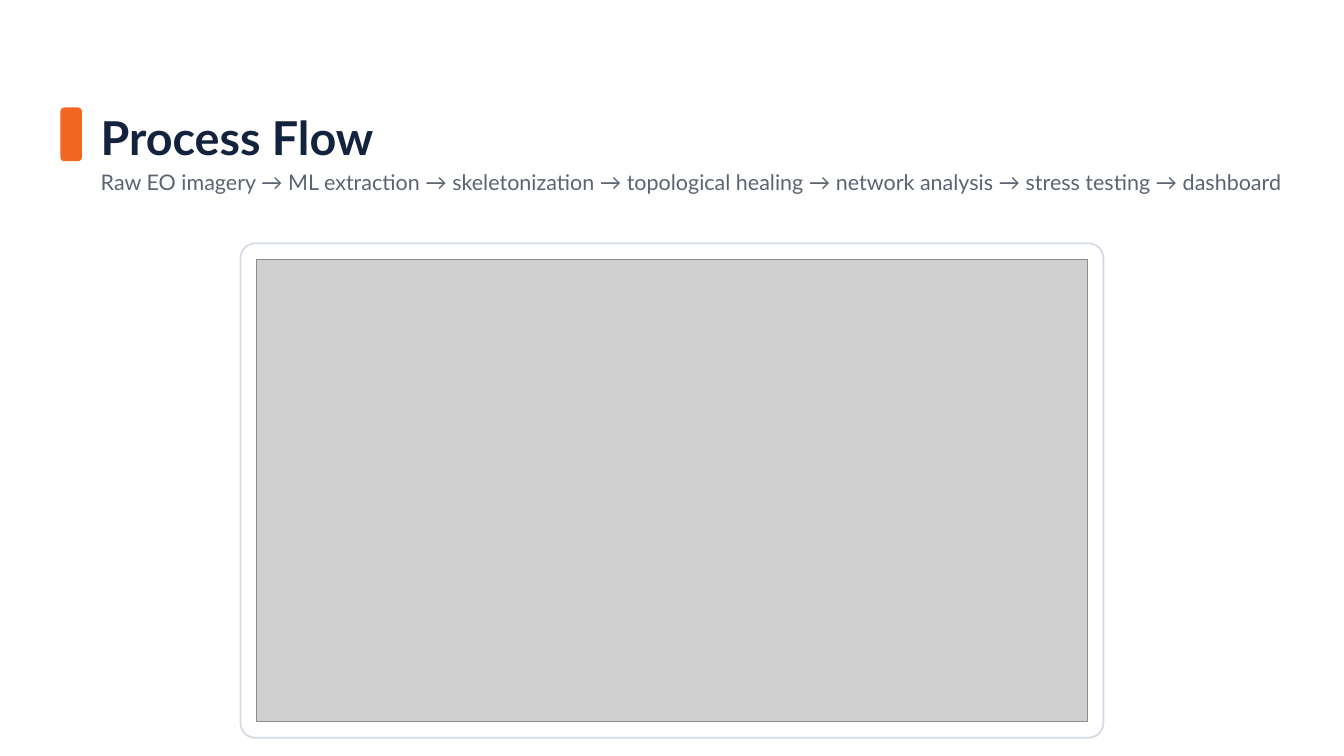
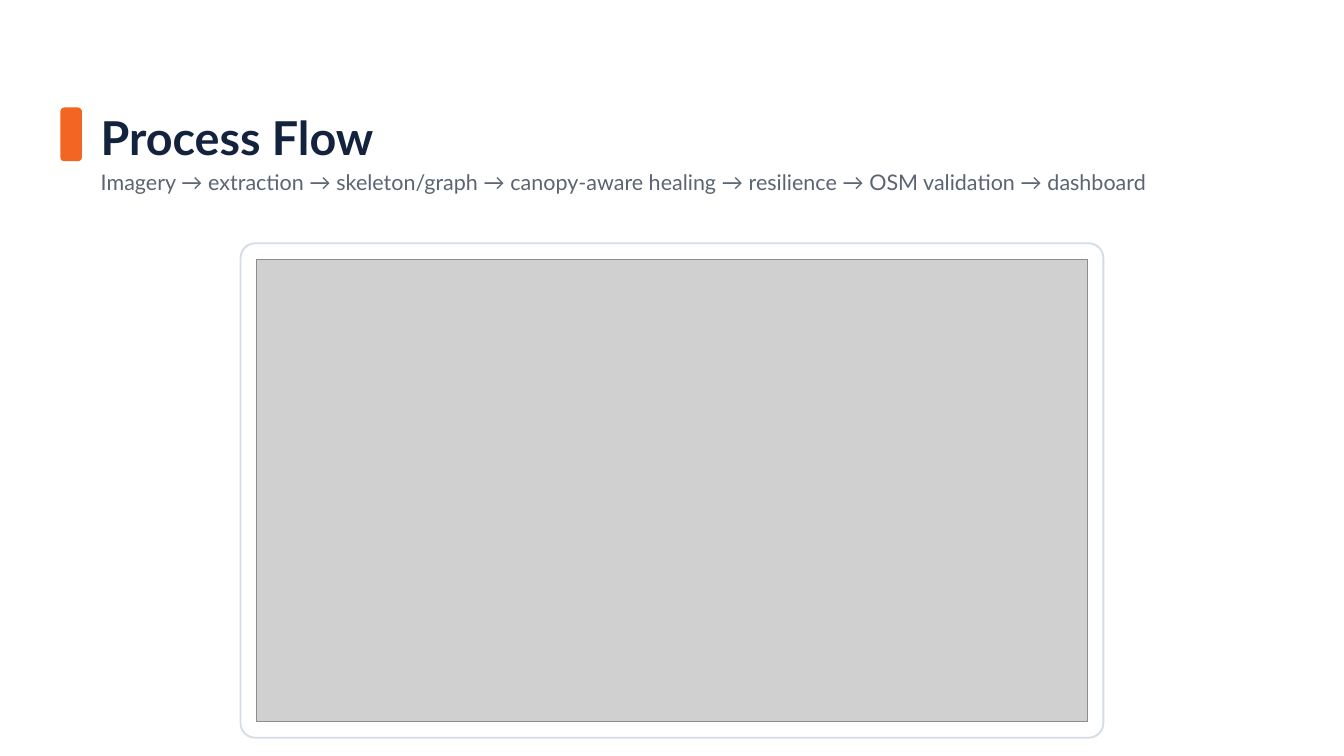
Before and after one commit to Viswas-R-Bhat/route-resilience, a slide deck: slide 5 of Escape_the_Matrix_ISRO_BAH_2026_PS4_Idea_Submission.pptx. Drawn at 1344x756 pixels with LibreOffice and Linux fonts; fonts in the diff are those of the drawing; grey boxes stand for pictures; background and template pictures are left out. Boxes give left, top, right and bottom in pixels: in the first picture for what was removed or moved away, otherwise in the second. Text is boxed around its words. In the diff, an @@ line names an element or a change of style, - is before the commit and + after.

```diff
--- a/Escape_the_Matrix_ISRO_BAH_2026_PS4_Idea_Submission.pptx
+++ b/Escape_the_Matrix_ISRO_BAH_2026_PS4_Idea_Submission.pptx
@@ text at (101, 174, 1145, 194): text changed @@
-Raw EO imagery → ML extraction → skeletonization → topological healing → network analysis → stress testing → dashboard
+Imagery → extraction → skeleton/graph → canopy-aware healing → resilience → OSM validation → dashboard
```
Also in this commit, not shown: 5 other slides changed, 1 slide added, 1 slide removed, 1 other file.
